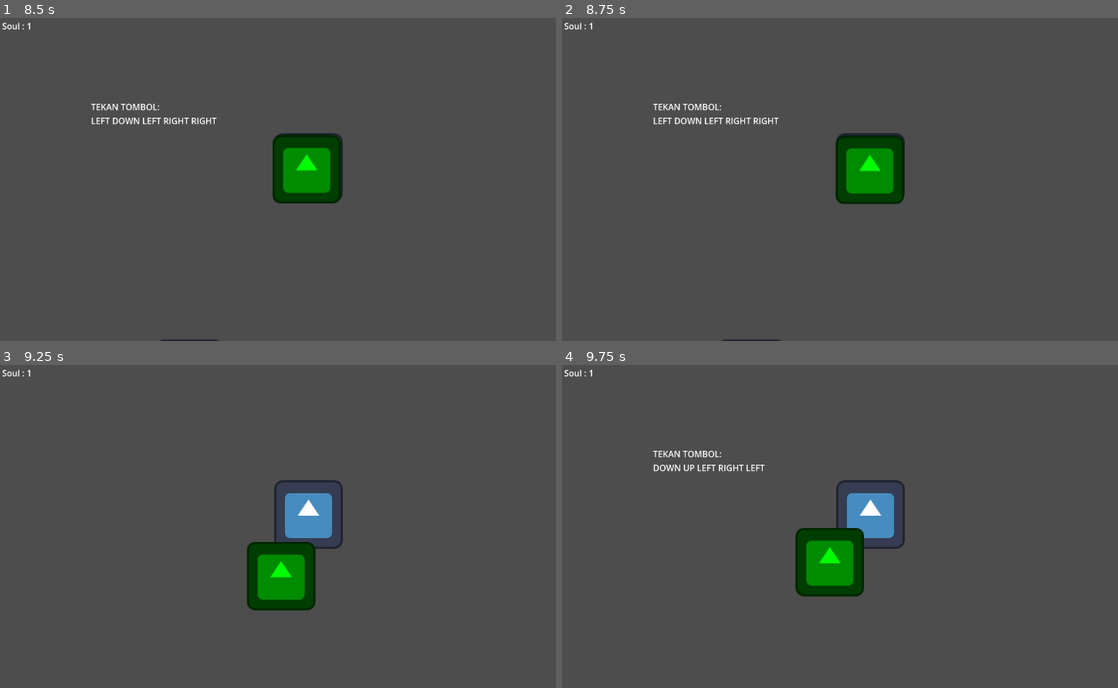
Above: before the commit, frames 1-4 (two rows, left to right).
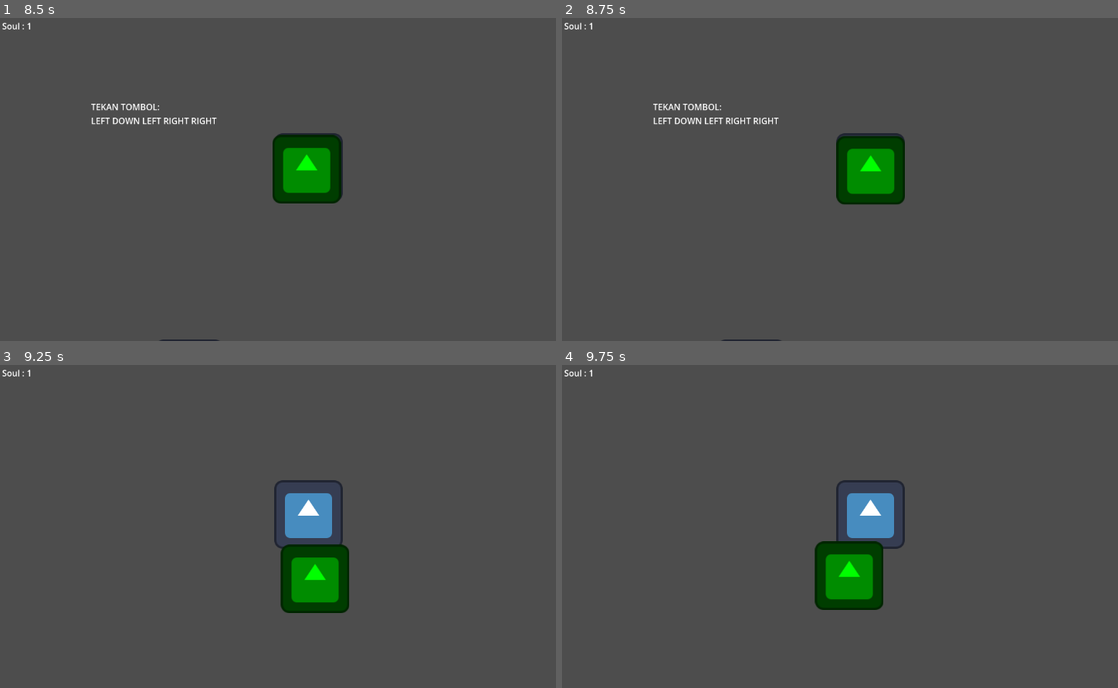
Above: after the commit, the same moments.

Repository: AAF-07/Game-jam
Game: Godot game, scene res://Scene/level.tscn
The game is run twice, just before and just after one commit, with the same random seed, the same clock (stepped at 60 frames per second) and the same inputs. The engine's default icon, where the game draws it, is replaced by a stand-in: a white triangle on a blue panel in a dark square.
Inputs:
- Up to frame 1 (8.5 s): tap Enter at 0.5 s; hold Shift (run) 0.53-1.28 s; hold Right (right) 0.53-2.03 s; tap Up (ui_up) at 0.77, 1.52, 3.02, 3.77, 4.52, 6.02, 6.77, 7.52 s; tap Shift (run) every 1.5 s from 1.35 to 7.35 s; hold Left (left) 2.03-2.78 s; hold Shift (run) 2.03-2.78 s; hold Right (right) 2.78-4.28 s; hold Shift (run) 3.53-4.28 s; hold Left (left) 4.28-5.03 s; hold Right (right) 5.03-5.78 s; hold Shift (run) 5.03-5.78 s; hold Left (left) 5.78-7.28 s; hold Shift (run) 6.53-7.28 s; hold Right (right) from 7.28 s (still down); hold Shift (run) from 8.03 s (still down)
- Up to frame 2 (8.75 s): keep holding Right (right); keep holding Shift (run)
- Up to frame 3 (9.25 s): keep holding Right (right); release Shift (run) at 8.78 s; tap Shift (run) at 8.85 s; tap Up (ui_up) at 9.02 s
- Up to frame 4 (9.75 s): release Right (right) at 9.53 s; hold Left (left) from 9.53 s (still down); hold Shift (run) from 9.53 s (still down)

Frame 1 is identical in both runs. In frame 2, 0.2% of the frame differs, in the area x 49-62%, y 36-58%; in frame 3, 3.3%; in frame 4, 3.6%, in the area x 16-58%, y 26-76%.

Commit message:
fix bugs

Diff:
--- a/script/World.gd
+++ b/script/World.gd
@@ -1,7 +1,7 @@
 extends Node2D
 
 # buat control UI Skill check dan sanity
-var sanity = 100
+var sanity = 10
 var soul_collected = 0
 var arrow_key = ["ui_left", "ui_right", "ui_up", "ui_down"]
 var target_sequence = []
@@ -97,8 +97,8 @@
 		if sanity_timer != null: sanity_timer.stop()
 		if skill_check_timer != null: skill_check_timer.start()
 
-	var range = 10 if is_nightmare else 5
-	for i in range(range):
+	var jumlah = 10 if is_nightmare else 5
+	for i in range(jumlah):
 		var random_arrow = arrow_key[randi() % arrow_key.size()]
 		target_sequence.append(random_arrow)
 
--- a/script/monster.gd
+++ b/script/monster.gd
@@ -44,5 +44,5 @@
 	var stun_timer = get_tree().create_timer(durasi)
 	await stun_timer.timeout
 
-	if has_node("Area2D"):
-		$Area2D.monitoring = true
+	if has_node("detect_area"):
+		$detect_area.monitoring = true
